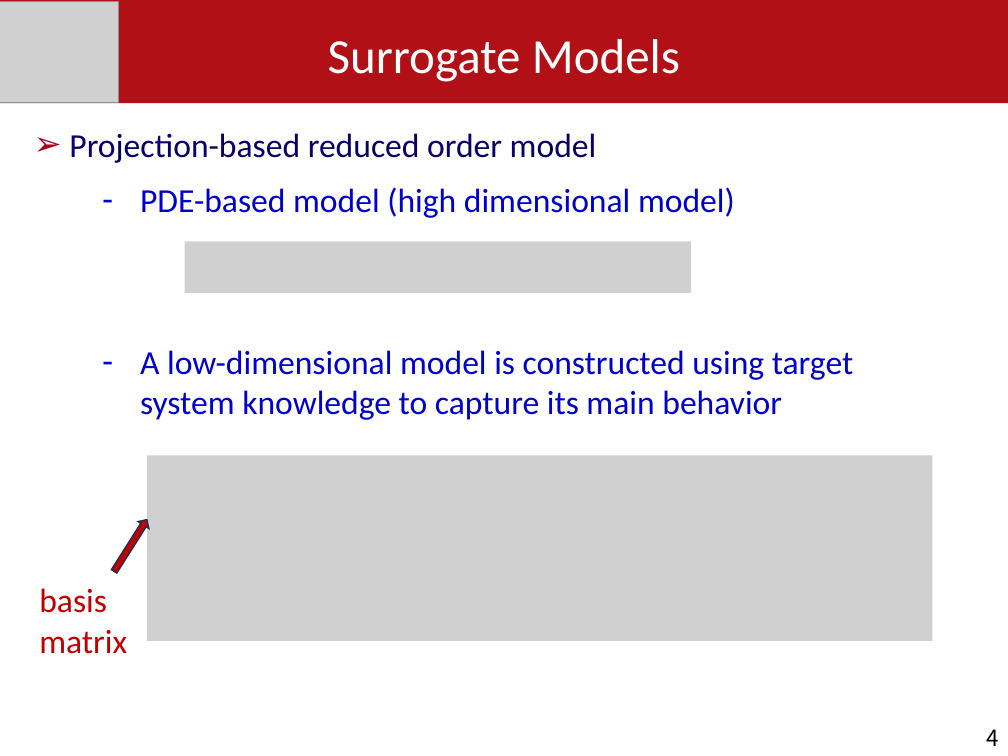
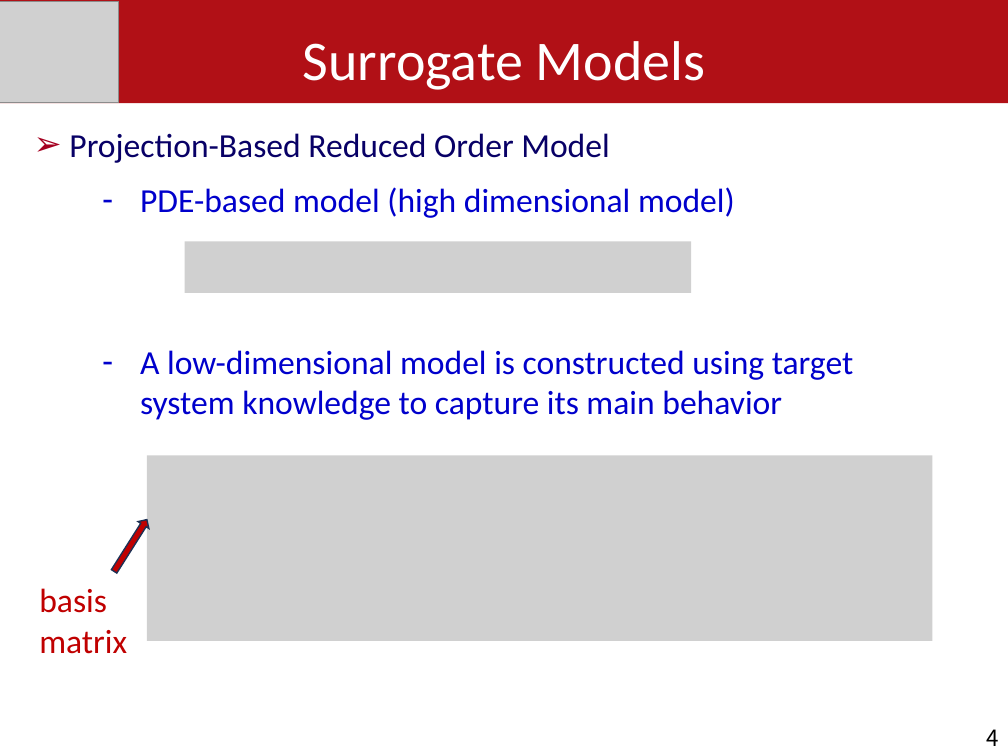
Before and after one commit to PKU-CMEGroup/NeuralOperator, a slide deck: slide 4 of docs/surrogate_modeling.pptx. Drawn at 1008x756 pixels with LibreOffice and Linux fonts; fonts in the diff are those of the drawing; grey boxes stand for pictures. Boxes give left, top, right and bottom in pixels: in the first picture for what was removed or moved away, otherwise in the second. Text is boxed around its words. In the diff, an @@ line names an element or a change of style, - is before the commit and + after.

Commit message:
add surrogate_modeling

```diff
--- a/docs/surrogate_modeling.pptx
+++ b/docs/surrogate_modeling.pptx
@@ text "Surrogate Models" at [303,41,705,90]: size 35 to 40 pt @@
@@ text at [69,133,609,163]: text changed @@
-➢ Projection-based reduced order model
+➢ Projection-Based Reduced Order Model
```
Also in this commit, not shown: 7 other slides changed, 1 other file.
